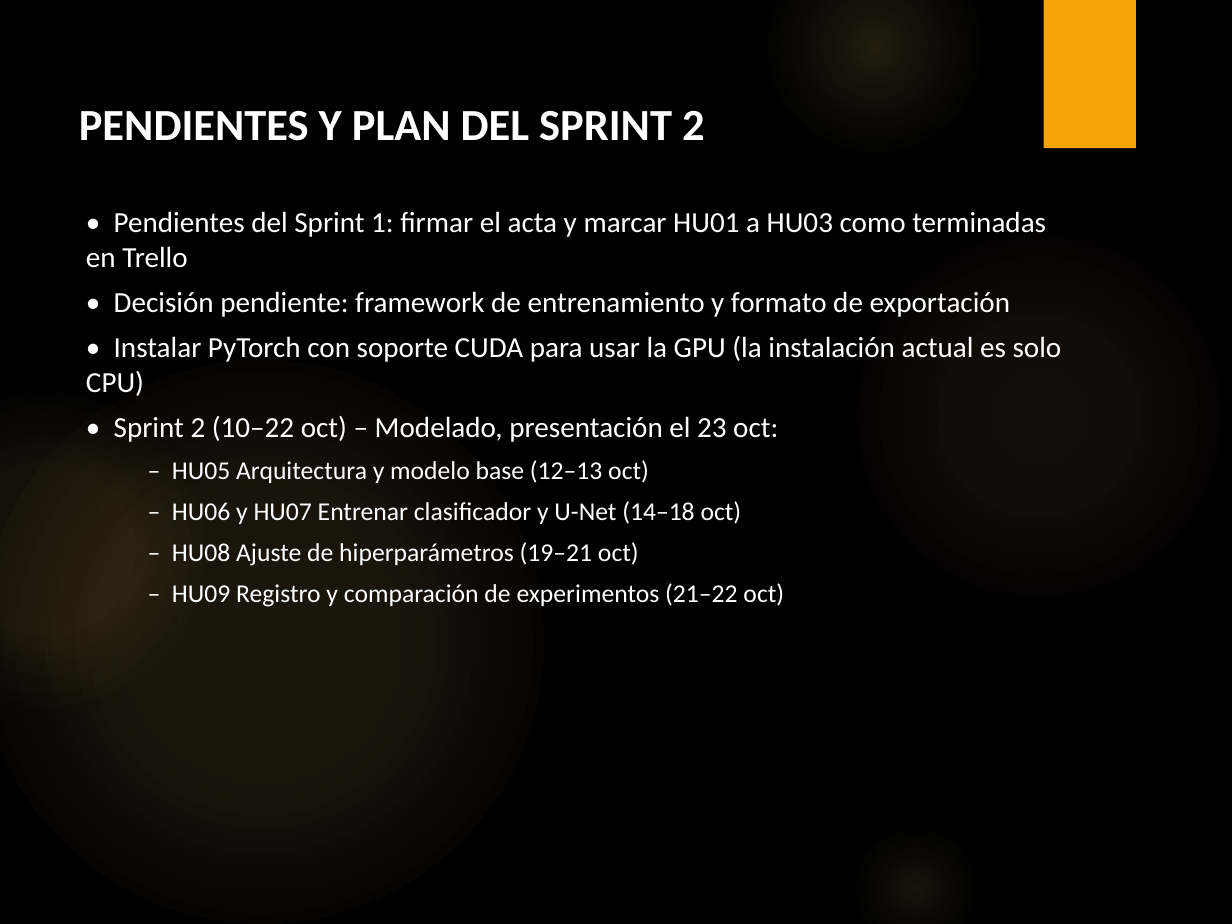
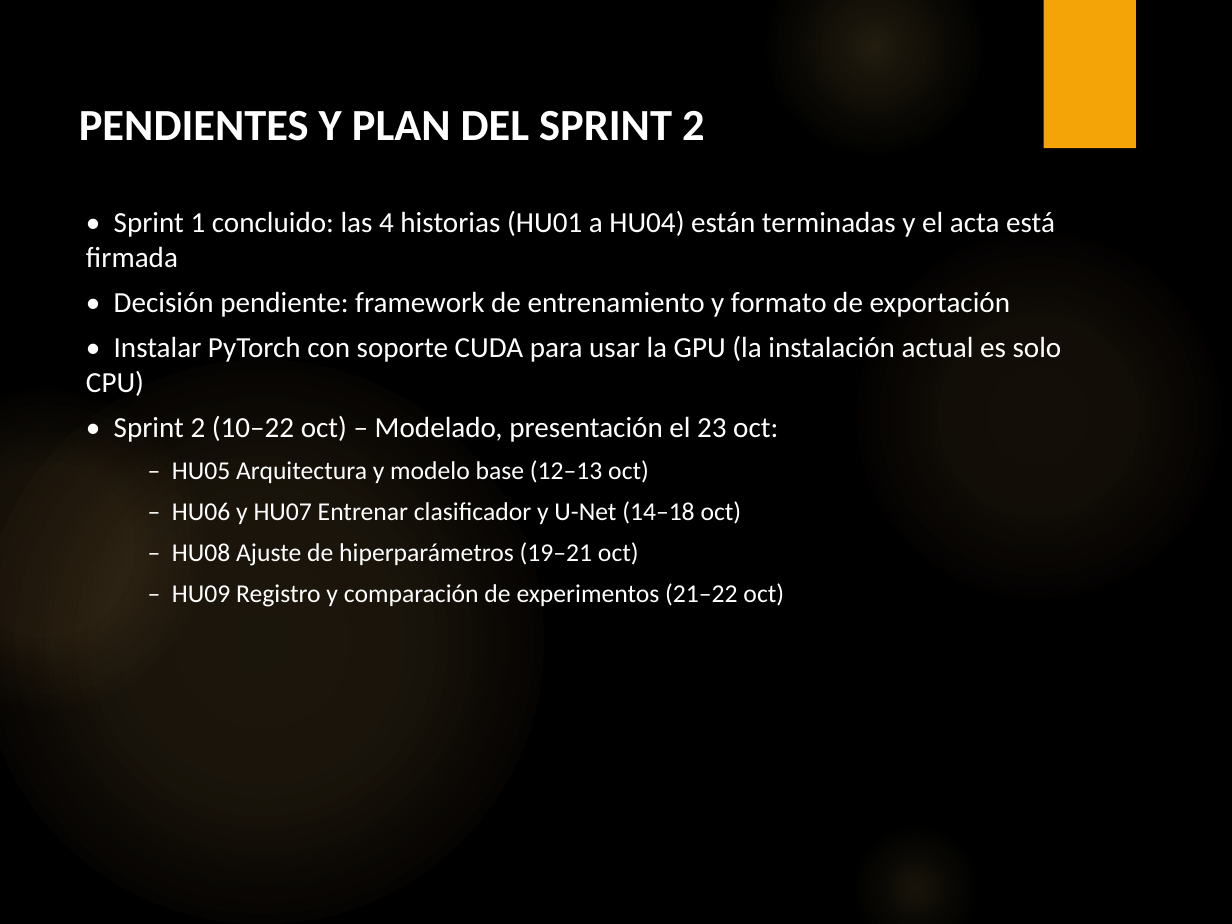
Before and after one commit to Calamar49/CNN-BRISC, a slide deck: slide 13 of 04. Revision y retrospectiva/Revisión del Sprint.pptx. Drawn at 1232x924 pixels with LibreOffice and Linux fonts; fonts in the diff are those of the drawing; background and template pictures are left out. Boxes give left, top, right and bottom in pixels: in the first picture for what was removed or moved away, otherwise in the second. Text is boxed around its words. In the diff, an @@ line names an element or a change of style, - is before the commit and + after.

```diff
--- a/04. Revision y retrospectiva/Revisión del Sprint.pptx
+++ b/04. Revision y retrospectiva/Revisión del Sprint.pptx
@@ text at [86,211,1055,268]: text changed @@
-• Pendientes del Sprint 1: firmar el acta y marcar HU01 a HU03 como terminadas en Trello
+• Sprint 1 concluido: las 4 historias (HU01 a HU04) están terminadas y el acta está firmada
```
Also in this commit, not shown: 1 other slide changed, 13 other files.
